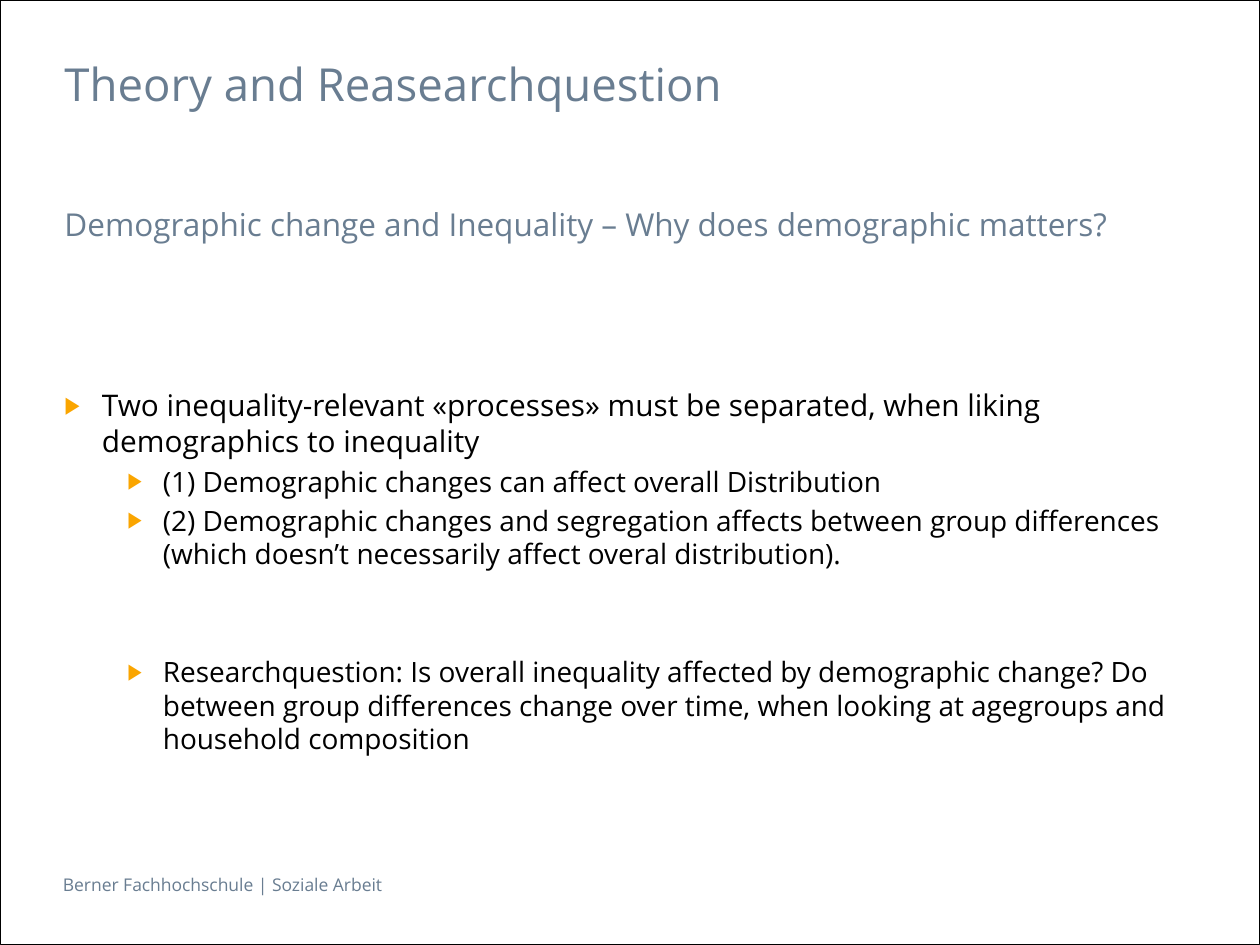
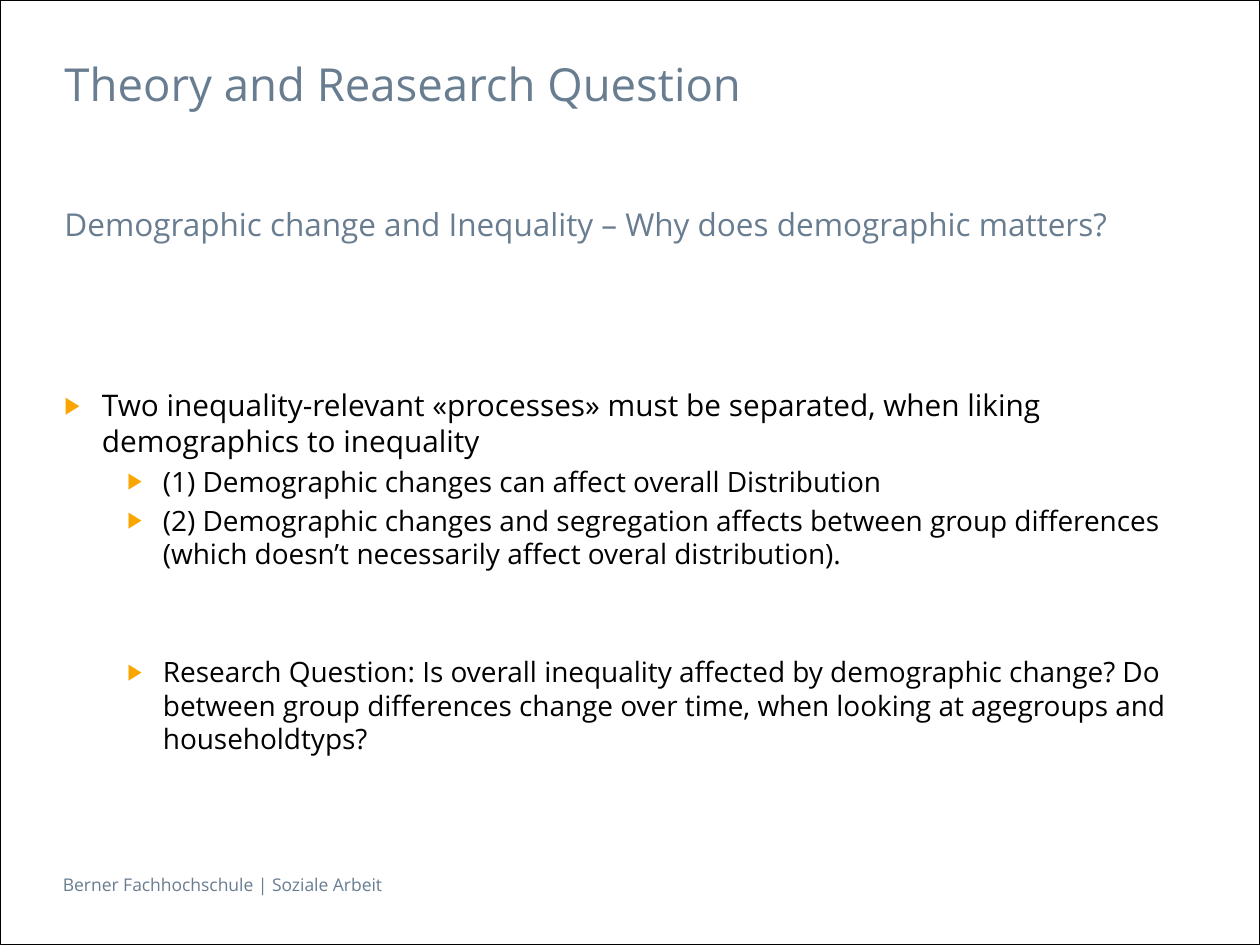
Before and after one commit to hackstutz/neuchatel, a slide deck: slide 5 of presentation/Inequality by Demographic Factors_V3.pptx. Drawn at 1260x945 pixels with LibreOffice and Linux fonts; fonts in the diff are those of the drawing. Boxes give left, top, right and bottom in pixels: in the first picture for what was removed or moved away, otherwise in the second. Text is boxed around its words. In the diff, an @@ line names an element or a change of style, - is before the commit and + after.

```diff
--- a/presentation/Inequality by Demographic Factors_V3.pptx
+++ b/presentation/Inequality by Demographic Factors_V3.pptx
@@ title at (64, 66, 741, 112): text changed @@
-Theory and Reasearchquestion
+Theory and Reasearch Question
@@ text at (163, 660, 1165, 756): text changed @@
-  ▶ Researchquestion: Is overall inequality affected by demographic change? Do between group differences change over time, when looking at agegroups and household composition
+  ▶ Research Question: Is overall inequality affected by demographic change? Do between group differences change over time, when looking at agegroups and householdtyps?
```
Also in this commit, not shown: 2 other slides changed.
